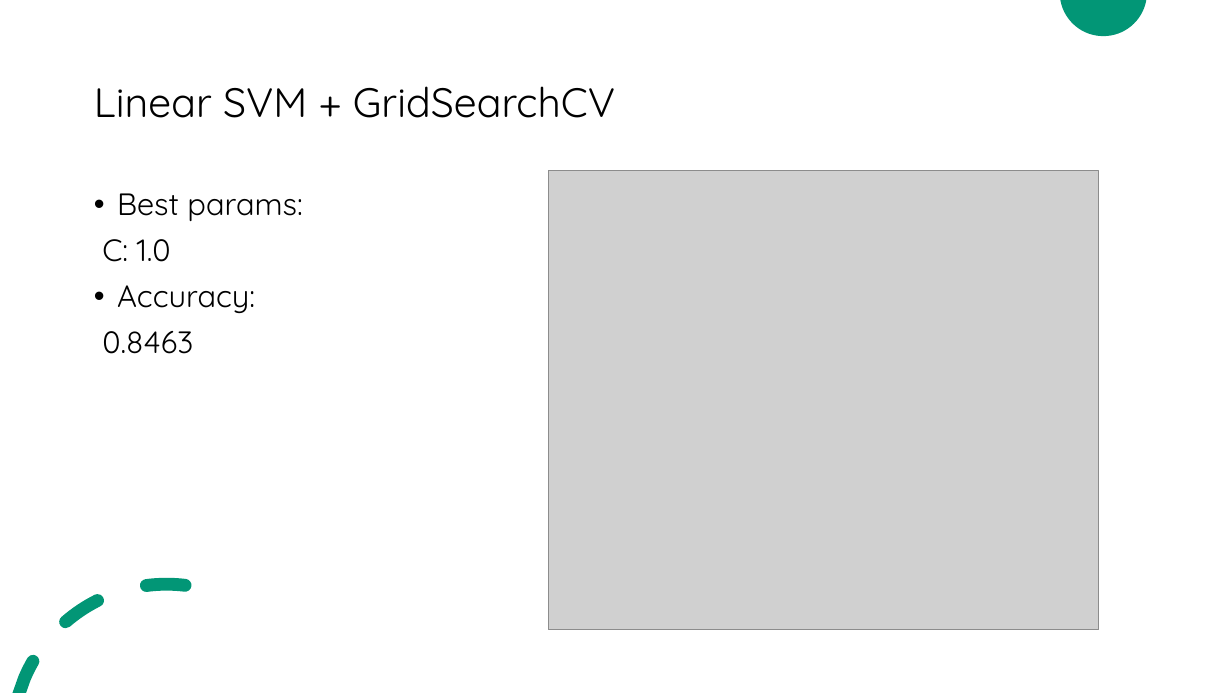
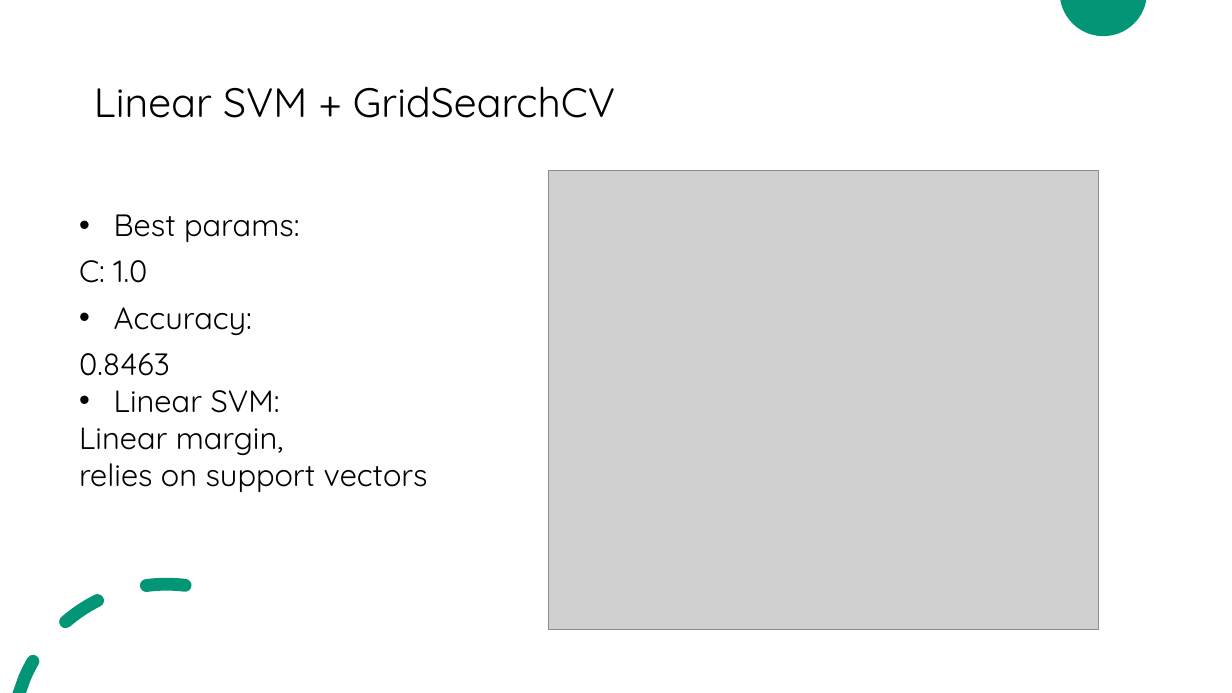
Before and after one commit to coaluh/ML_Project, a slide deck: slide 15 of Project_1/Group_5_Project1_Presentation.pptx (slide 11 before the commit). Drawn at 1232x693 pixels with LibreOffice and Linux fonts; fonts in the diff are those of the drawing; grey boxes stand for pictures. Boxes give left, top, right and bottom in pixels: in the first picture for what was removed or moved away, otherwise in the second. Text is boxed around its words. In the diff, an @@ line names an element or a change of style, - is before the commit and + after.

```diff
--- a/Project_1/Group_5_Project1_Presentation.pptx
+++ b/Project_1/Group_5_Project1_Presentation.pptx
@@ text "Best params:": place and size @@
-text "Best params:" at (102,193,302,354)
+text "Best params:" at (79,214,428,492)
@@ text at (114,214,299,335): indent changed @@
@@ text at (79,390,428,492): paragraphs added @@
+• Linear SVM:
+Linear margin,
+relies on support vectors
```
Also in this commit, not shown: 2 other slides changed, 1 slide removed.
